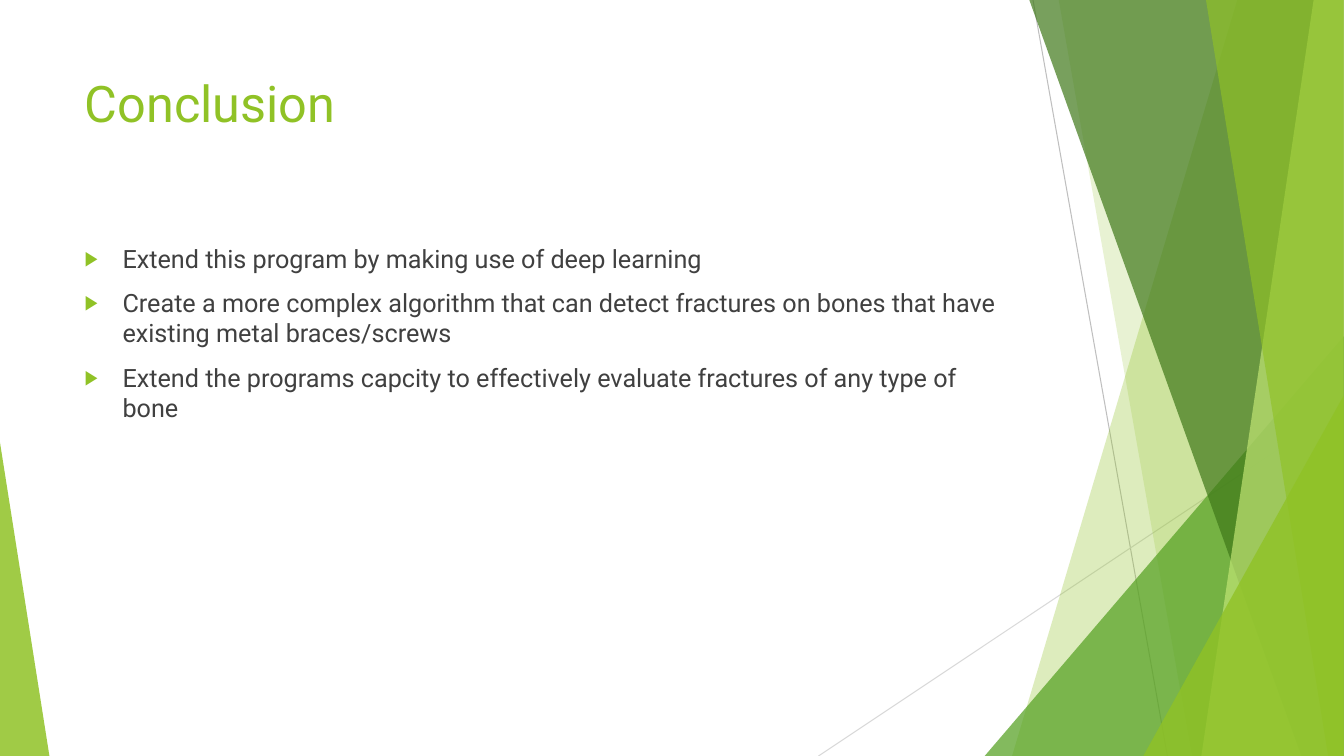
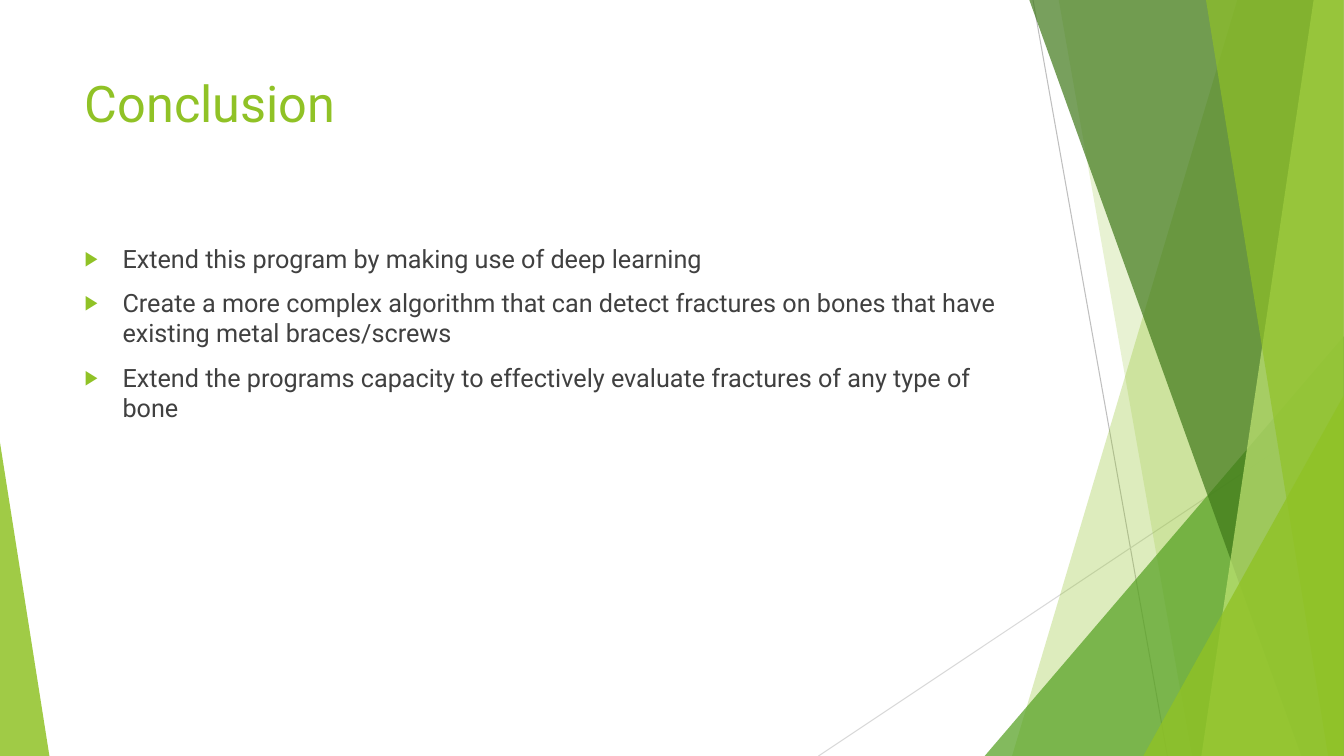
Before and after one commit to karsius/Broken-Bone-Detector, a slide deck: slide 8 of Fracture Detection Presentation.pptx. Drawn at 1344x756 pixels with LibreOffice and Linux fonts; fonts in the diff are those of the drawing. Boxes give left, top, right and bottom in pixels: in the first picture for what was removed or moved away, otherwise in the second. Text is boxed around its words. In the diff, an @@ line names an element or a change of style, - is before the commit and + after.

```diff
--- a/Fracture Detection Presentation.pptx
+++ b/Fracture Detection Presentation.pptx
@@ text at (123,368,970,418): text changed @@
-▶ Extend the programs capcity to effectively evaluate fractures of any type of bone
+▶ Extend the programs capacity to effectively evaluate fractures of any type of bone
```
Also in this commit, not shown: 5 other slides changed.
